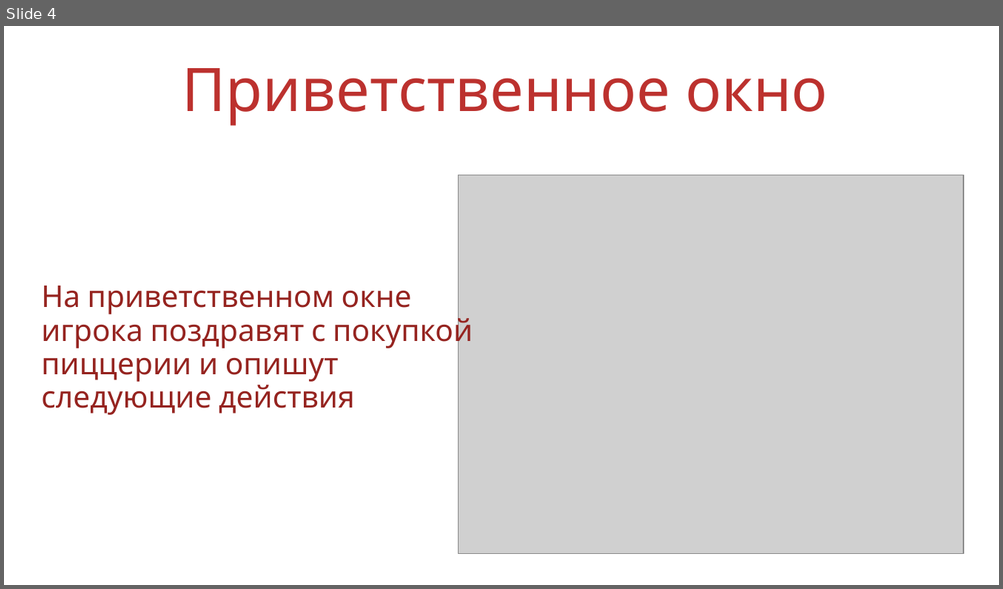
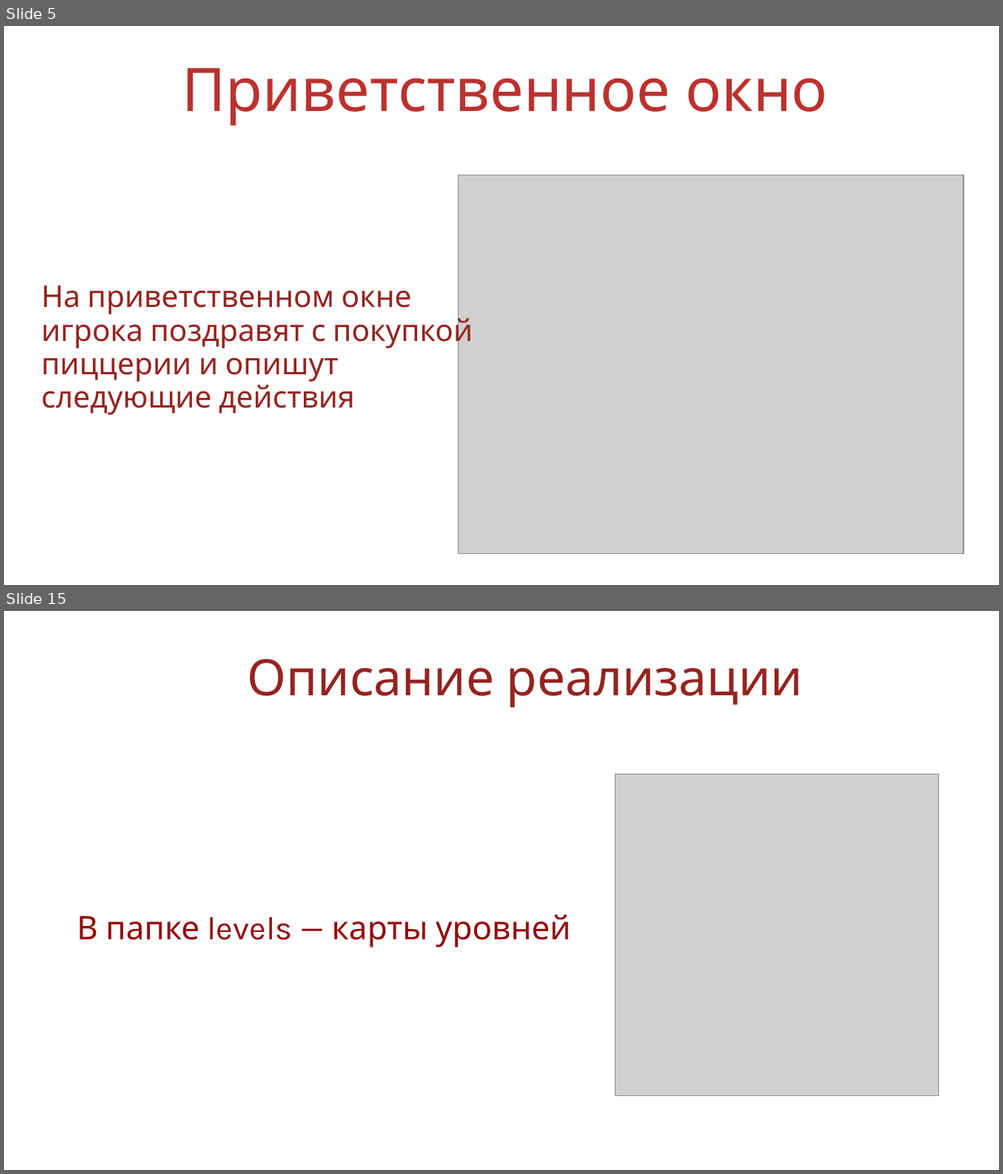
Before and after one commit to KsenyaShestakova/pygame_project, a slide deck: Защита/презентация пицца.ppt. Shown one above the other, each under a label of ours: slide 4 before the commit, slides 5 and 15 after it; the slides between them are not shown. The pictures are 1003x589 and 1003x1174 pixels, drawn with LibreOffice and Linux fonts; fonts in the diff are those of the drawing; grey boxes stand for pictures; background and template pictures are left out. Boxes give left, top, right and bottom in pixels: in the first picture for what was removed or moved away, otherwise in the second. Text is boxed around its words. In the diff, an @@ line names an element or a change of style, - is before the commit and + after.

```diff
--- a/Защита/презентация пицца.ppt
+++ b/Защита/презентация пицца.ppt
@@ slide 15 added at bbox=[4, 611, 999, 1170], background picture (left out) @@
@@ text added at bbox=[247, 659, 802, 708], 40 pt, text #95231F @@
+Описание реализации
@@ picture added at bbox=[615, 775, 939, 1096] @@
@@ text added at bbox=[77, 914, 571, 948], 26 pt, text #94070A @@
+В папке levels — карты уровней
@@ what was slide 4 is now slide 5 @@
```
Also in this commit, not shown: 3 slides changed, 9 other slides added, 6 other files.
